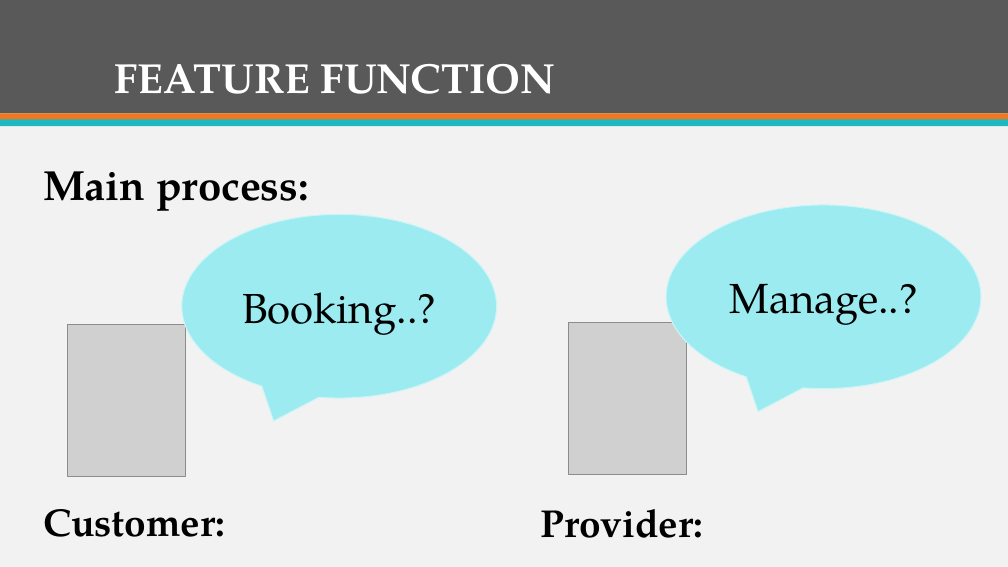
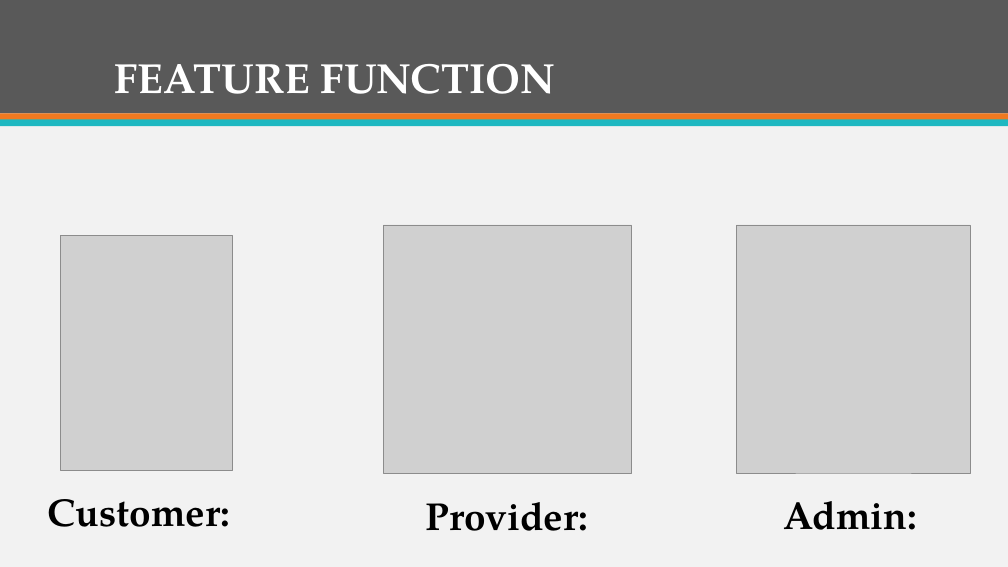
Before and after one commit to firzgard/CarRentalPortal, a slide deck: slide 5 of slide/CAR RENTAL PORTAL-tam.pptx. Drawn at 1008x567 pixels with LibreOffice and Linux fonts; fonts in the diff are those of the drawing; grey boxes stand for pictures. Boxes give left, top, right and bottom in pixels: in the first picture for what was removed or moved away, otherwise in the second. Text is boxed around its words. In the diff, an @@ line names an element or a change of style, - is before the commit and + after.

```diff
--- a/slide/CAR RENTAL PORTAL-tam.pptx
+++ b/slide/CAR RENTAL PORTAL-tam.pptx
@@ text removed at (43,171,309,211) @@
-Main process:
@@ speech bubble removed at (666,205,981,389) @@
-Manage..?
@@ picture: place and size @@
-picture at (68,324,186,476)
+picture at (60,235,233,470)
@@ speech bubble removed at (182,215,497,399) @@
-Booking..?
@@ picture added at (383,225,631,473) @@
@@ picture added at (737,225,970,473) @@
@@ picture removed at (569,323,687,475) @@
@@ text "Customer:": place and size @@
-text "Customer:" at (43,509,226,537)
+text "Customer:" at (48,499,231,527)
@@ text "Provider:": place and size @@
-text "Provider:" at (541,509,704,538)
+text "Provider:" at (426,502,589,531)
@@ text added at (783,501,917,530), 37 pt, text #000000, bold @@
+Admin:
```
Also in this commit, not shown: 7 other slides changed, 7 slides added, 1 slide removed.
